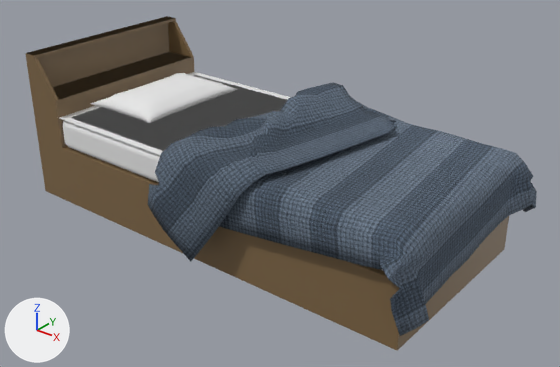
Two versions of the glTF model packages/frontend/assets/room/objects/bed/bed.glb, one commit apart.
One viewpoint serves both versions: a 50 mm lens placed at (2.1, -2.58, 1.83), pointed at (0.04, -0.01, 0.24). Every picture has the same lights, and +X, +Y and +Z are marked at lower left. The older version comes first. Where no turn or scale is listed for an object, it has been applied to the vertices.

Script lines for the objects in view, before the commit:
```python
mat_frame = principled_material('Frame')
mat_frame.base_color = (0.214, 0.136, 0.0615)  # brown #7f6746
me_cube_002 = bpy.data.meshes.new('Cube.002')
me_cube_002.from_pydata(...)  # 36 vertices, 68 faces; spans x -1.17..0.97, y -0.47..0.47, z 0.0..0.75
me_cube_002.materials.append(mat_frame)  # brown #7f6746
me_grid_001 = bpy.data.meshes.new('Grid.001')
me_grid_001.from_pydata(...)  # 1518 vertices, 3032 faces; spans x -0.449..0.875, y -0.626..0.624, z -1.06..-0.499
me_grid_001.materials.append(mat_branket)  # picture img_blanket
me_grid_002 = bpy.data.meshes.new('Grid.002')
me_grid_002.from_pydata(...)  # 274 vertices, 544 faces; spans x -0.215..0.215, y -0.315..0.315, z -0.05..0.05
me_grid_002.materials.append(mat_pillow)  # white #e7e7e7
ob_branket_baked = bpy.data.objects.new('Branket_baked_', me_grid_001)
ob_branket_baked.location = (0.2, 0.0, 1.14)
ob_frame = bpy.data.objects.new('Frame', me_cube_002)
ob_frame.location = (0.0, 0.0, 0.0)
ob_pillow = bpy.data.objects.new('Pillow', me_grid_002)
ob_pillow.location = (-0.71, 0.0, 0.5)
# also in view: '__TOP__Matrress' at (0.0, 0.0, 0.46); 'Matrress' at (0.0, 0.0, 0.38)
```
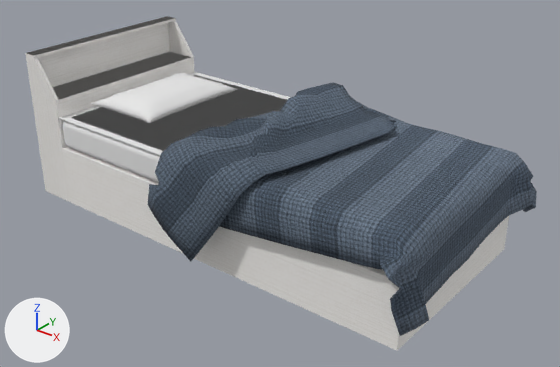
Boxes [x1, y1, x2, y2] around the edits, measured in the pictures (560 x 367 px):
'Frame', surface changed (brown to grey): [25, 16, 509, 350] in both

The change, as a list of edits to the scene's bpy script:
```text
Add img_wood_normal:
    img_wood_normal = load_image('wood-normal', '_unpacked/wood-normal', 256, 256, 'Non-Color')
Add img_wood:
    img_wood = load_image('wood', '_unpacked/wood', 256, 256, 'sRGB')
Change mat_frame:
    where n0 = _N.new('ShaderNodeBsdfPrincipled'); n0.name = 'Principled BSDF'
    remove n0.inputs[0].default_value = (0.214, 0.136, 0.0615, 1.0)  # 'Base Color', brown #7f6746
    add n2 = _N.new('ShaderNodeTexImage'); n2.name = 'Image Texture'
    add n2.image = img_wood
    add n3 = _N.new('ShaderNodeNormalMap'); n3.name = 'Normal Map'
    add n3.uv_map = 'UVMap'
    add n3.inputs[0].default_value = 0.5  # 'Strength'
    add n4 = _N.new('ShaderNodeTexImage'); n4.name = 'Image Texture.001'
    add n4.image = img_wood_normal
    add _L.new(n2.outputs[0], n0.inputs[0])  # 'Color' to 'Base Color'
    add _L.new(n3.outputs[0], n0.inputs[5])  # 'Normal' to 'Normal'
    add _L.new(n4.outputs[0], n3.inputs[1])  # 'Color' to 'Color'
```
